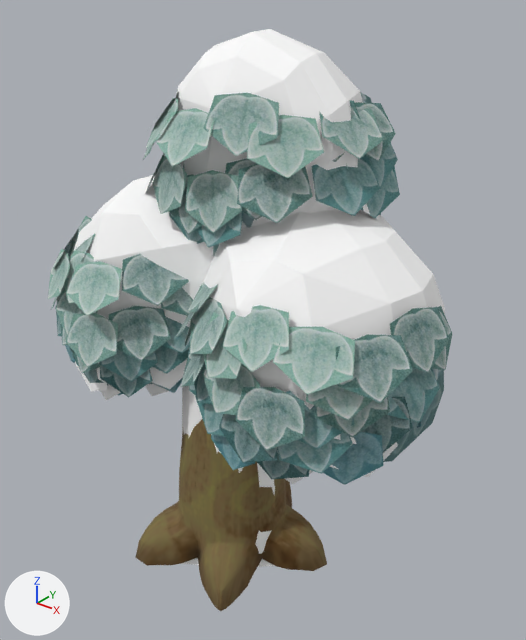
An edit to the glTF model web/public/assets/acnh/plants/tree-hardwood-snow.glb, drawn before and after from the same camera.
Before and after are seen from a 50 mm camera at (2.64, -2.96, 3.49) aimed at (0.14, 0.15, 1.56). The axes (+X, +Y, +Z) are drawn at lower left. The lights are the same throughout. The picture after the commit comes second. Where no turn or scale is listed for an object, it has been applied to the vertices.

The older version as bpy lines, for what is in view:
```python
ob_frost01_0_1__mtreeoakleafsnow = bpy.data.objects.new('Frost01_0_1__mTreeOakLeafSnow', me_frost01_0_1__mtreeoakleafsnow_mesh)
ob_frost01_0_1__mtreeoakleafsnow.location = (0.0, 0.0, 0.0)
ob_inside_0__mtreeoakleafsphsnow = bpy.data.objects.new('Inside_0__mTreeOakLeafSphSnow', me_inside_0__mtreeoakleafsphsnow_mesh)
ob_inside_0__mtreeoakleafsphsnow.location = (0.0, 0.0, 0.0)
ob_l02_016__mshadowshake = bpy.data.objects.new('L02_016__mShadowShake', me_l02_016__mshadowshake_mesh)
ob_l02_016__mshadowshake.location = (0.0, 0.0, 0.0)
ob_lb014__mshadow = bpy.data.objects.new('LB014__mShadow', me_lb014__mshadow_mesh)
ob_lb014__mshadow.location = (0.0, 0.0, 0.0)
ob_trunkbottom__mplttreeoakwintertrunk = bpy.data.objects.new('TrunkBottom__mPltTreeOakWinterTrunk', me_trunkbottom__mplttreeoakwintertrunk_mesh)
ob_trunkbottom__mplttreeoakwintertrunk.location = (0.0, 0.0, 0.0)
```
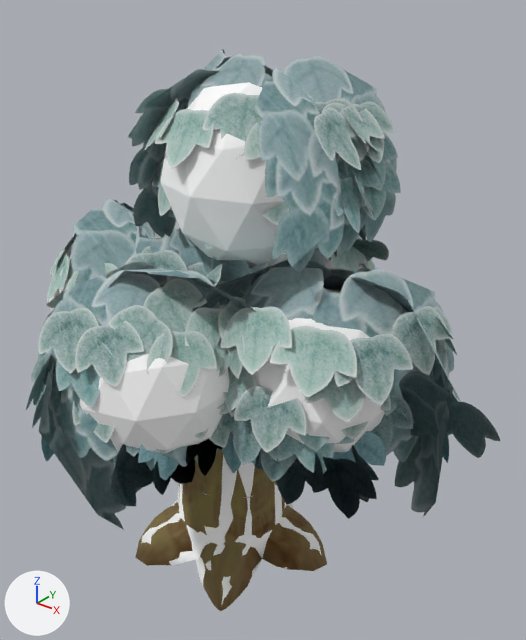
Pixel boxes (x1, y1, x2, y2) of what changed, in the pictures (526 x 640 px):
'Frost01_0_1__mTreeOakLeafSnow', deleted: before (48, 93, 452, 485)
'Crown0__mTreeOakLeafSnow', added: after (26, 89, 461, 519)
'Crown1__mTreeOakLeafSphSnow', added: after (35, 49, 500, 530)
'LB014__mShadow', deleted: before (74, 29, 445, 567)
'Hull__mShadowShake', added: after (49, 82, 385, 454)
'Stem__mShadow', added (mostly hidden): after (142, 235, 321, 606)
'L02_016__mShadowShake', deleted (mostly hidden): before (75, 204, 398, 484)
'Inside_0__mTreeOakLeafSphSnow', deleted (mostly hidden): before (149, 92, 444, 462)

Patch to the scene script:
```diff
--- a/web/public/assets/acnh/plants/tree-hardwood-snow.glb.py
+++ b/web/public/assets/acnh/plants/tree-hardwood-snow.glb.py
@@ mat_mtreeoakleafsnow @@
 n0 = _N.new('ShaderNodeBsdfPrincipled'); n0.name = 'Principled BSDF'
 n1 = _N.new('ShaderNodeOutputMaterial'); n1.name = 'Material Output'
+n3 = _N.new('ShaderNodeMath'); n3.name = 'Math'
+n3.operation = 'SUBTRACT'
+n3.inputs[0].default_value = 1.0  # 'Value'
+n4 = _N.new('ShaderNodeMath'); n4.name = 'Math.001'
+n4.operation = 'LESS_THAN'
 n2 = _N.new('ShaderNodeTexImage'); n2.name = 'Image Texture'
-n2.image = img_image_1
+n2.image = img_mtreeoakleafsnow_cut
 _L.new(n0.outputs[0], n1.inputs[0])  # 'BSDF' to 'Surface'
 _L.new(n2.outputs[0], n0.inputs[0])  # 'Color' to 'Base Color'
+_L.new(n3.outputs[0], n0.inputs[4])  # 'Value' to 'Alpha'
+_L.new(n4.outputs[0], n3.inputs[1])  # 'Value' to 'Value'
+_L.new(n2.outputs[1], n4.inputs[0])  # 'Alpha' to 'Value'
@@ mat_mtreeoakleafsphsnow @@
 n0 = _N.new('ShaderNodeBsdfPrincipled'); n0.name = 'Principled BSDF'
 n1 = _N.new('ShaderNodeOutputMaterial'); n1.name = 'Material Output'
+n3 = _N.new('ShaderNodeMath'); n3.name = 'Math'
+n3.operation = 'SUBTRACT'
+n3.inputs[0].default_value = 1.0  # 'Value'
+n4 = _N.new('ShaderNodeMath'); n4.name = 'Math.001'
+n4.operation = 'LESS_THAN'
 n2 = _N.new('ShaderNodeTexImage'); n2.name = 'Image Texture'
-n2.image = img_image_2
+n2.image = img_mtreeoakleafsphsnow_cut
 _L.new(n0.outputs[0], n1.inputs[0])  # 'BSDF' to 'Surface'
 _L.new(n2.outputs[0], n0.inputs[0])  # 'Color' to 'Base Color'
+_L.new(n3.outputs[0], n0.inputs[4])  # 'Value' to 'Alpha'
+_L.new(n4.outputs[0], n3.inputs[1])  # 'Value' to 'Value'
+_L.new(n2.outputs[1], n4.inputs[0])  # 'Alpha' to 'Value'
@@ ob_frost01_0_1__mtreeoakleafsnow @@
-ob_frost01_0_1__mtreeoakleafsnow = bpy.data.objects.new('Frost01_0_1__mTreeOakLeafSnow', me_frost01_0_1__mtreeoakleafsnow_mesh)
@@ ob_inside_0__mtreeoakleafsphsnow @@
-ob_inside_0__mtreeoakleafsphsnow = bpy.data.objects.new('Inside_0__mTreeOakLeafSphSnow', me_inside_0__mtreeoakleafsphsnow_mesh)
@@ ob_l02_016__mshadowshake @@
-ob_l02_016__mshadowshake = bpy.data.objects.new('L02_016__mShadowShake', me_l02_016__mshadowshake_mesh)
@@ ob_lb014__mshadow @@
-ob_lb014__mshadow = bpy.data.objects.new('LB014__mShadow', me_lb014__mshadow_mesh)
@@ ob_stem__mshadow @@
+ob_stem__mshadow = bpy.data.objects.new('Stem__mShadow', me_stem__mshadow)  # 101 vertices, 125 faces; spans x -0.69..0.68, y -0.54..0.68, z -0.15..2.03; in mat_mshadow (white #ffffff)
+ob_stem__mshadow.location = (0.0, 0.0, 0.0)
@@ ob_crown1__mtreeoakleafsphsnow @@
+ob_crown1__mtreeoakleafsphsnow = bpy.data.objects.new('Crown1__mTreeOakLeafSphSnow', me_crown1__mtreeoakleafsphsnow)  # 382 vertices, 410 faces; spans x -1.57..1.78, y -1.32..1.52, z 0.67..3.08
+ob_crown1__mtreeoakleafsphsnow.location = (0.0, 0.0, 0.0)
@@ ob_crown0__mtreeoakleafsnow @@
+ob_crown0__mtreeoakleafsnow = bpy.data.objects.new('Crown0__mTreeOakLeafSnow', me_crown0__mtreeoakleafsnow)  # 1752 vertices, 1168 faces; spans x -1.59..1.57, y -1.35..1.33, z 0.96..2.94
+ob_crown0__mtreeoakleafsnow.location = (0.0, 0.0, 0.0)
@@ ob_hull__mshadowshake @@
+ob_hull__mshadowshake = bpy.data.objects.new('Hull__mShadowShake', me_hull__mshadowshake)  # 210 vertices, 400 faces; spans x -1.28..1.2, y -1.15..1.07, z 1.03..2.98; in mat_mshadowshake (white #ffffff)
+ob_hull__mshadowshake.location = (0.0, 0.0, 0.0)
```
